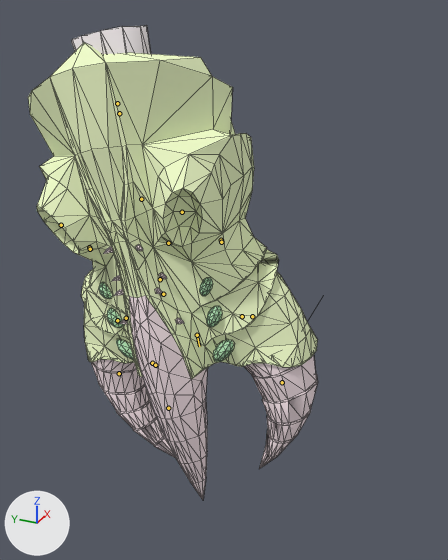
An edit to the Blender file models/BlenderFiles/Hgun.blend, drawn before and after from the same camera.
Both versions are drawn from a 50 mm camera at (-35.4, -19.0, 11.2) aimed at (-0.7, -3.4, -6.1). Lighting does not change. The marker at lower left points along +X, +Y and +Z. Both versions are drawn at frame 0 of the action 'down'; the numbers are the values there. The bones that bend it are drawn over the model as lines. Mesh edges are drawn as thin lines.

Names of what the first picture shows: 'v_Hgun_Template_Biped1', 'v_hgun_v_gordon_hands_ref'.
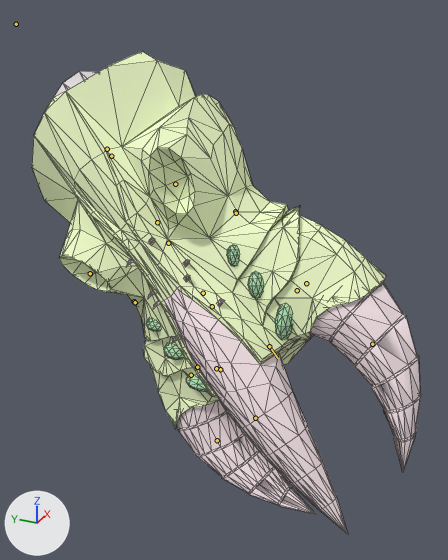
What differs and where, as boxes [x1, y1, x2, y2] in the pictures (448 x 560 px):
'v_Hgun_Template_Biped1', posed (34% wider)
    before: [28, 42, 318, 500]
    after: [32, 51, 421, 534]
'v_hgun_v_gordon_hands_ref', posed
    before: [72, 25, 151, 54]
    after: [53, 71, 97, 98]
bone 'Bip01 Pelvis', root to tip
    before: (117, 103) to (118, 103)
    after: (107, 149) to (107, 149)

The change in detail:
Bone 'Bip01 Pelvis' (bone_bip01_pelvis) moves from (-4.14, -8.81, 1.22) to (-5.96, -5.44, 2.25).
Bone 'Bip01 Pelvis' (bone_bip01_pelvis) turns from (90, 0, 77) to (88, 12, 43) degrees about its own x, y and z.
